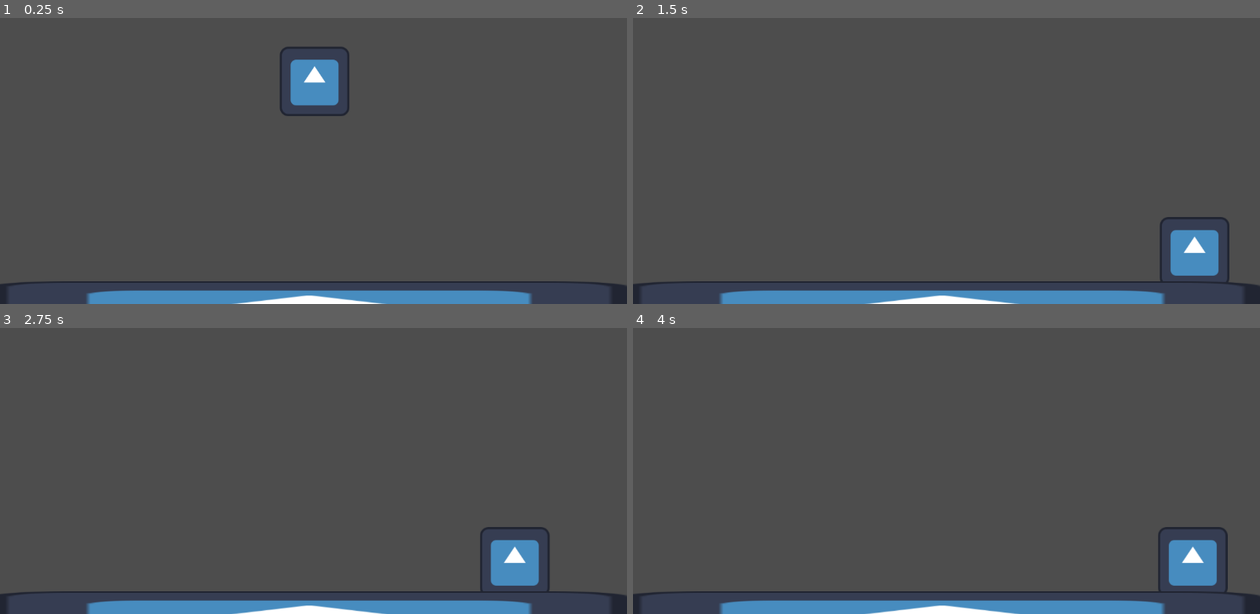
Above: before the commit, frames 1-4 (two rows, left to right).
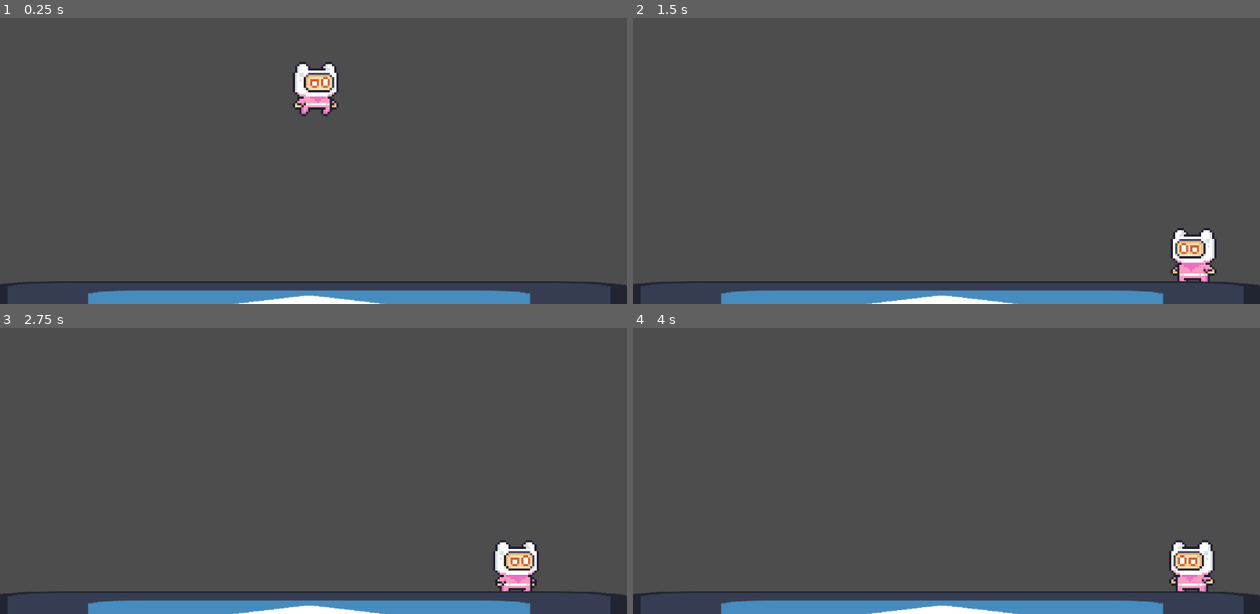
Above: after the commit, the same moments.

Repository: Grubbytoes/godot-workshop
Game: Godot game, scene res://Scenes/tutorial_scene.tscn
The game is run twice, just before and just after one commit, with the same random seed, the same clock (stepped at 60 frames per second) and the same inputs. The engine's default icon, where the game draws it, is replaced by a stand-in: a white triangle on a blue panel in a dark square.
Inputs:
- Up to frame 1 (0.25 s): no input
- Up to frame 2 (1.5 s): hold Right (ui_right) 0.53-1.28 s; hold Left (ui_left) from 1.28 s (still down)
- Up to frame 3 (2.75 s): release Left (ui_left) at 2.03 s; hold Right (ui_right) from 2.03 s (still down)
- Up to frame 4 (4 s): release Right (ui_right) at 2.78 s; hold Up (ui_up) 2.78-3.53 s; hold Left (ui_left) from 3.53 s (still down)

The runs differ from the first frame. In frame 1, 1.8% of the frame differs, in the area x 13-85%, y 10-100%; in frame 2, 1.6%; in frame 3, 1.6%; in frame 4, 1.7%.

Commit message:
old timeline animation

Diff:
--- a/Scenes/tutorial_scene.tscn
+++ b/Scenes/tutorial_scene.tscn
@@ -1,7 +1,8 @@
-[gd_scene load_steps=6 format=3 uid="uid://b47iobt2pfncm"]
+[gd_scene load_steps=10 format=3 uid="uid://b47iobt2pfncm"]
 
 [ext_resource type="Texture2D" uid="uid://bx45g36mj0kbu" path="res://sprites/icon.svg" id="1_maen4"]
 [ext_resource type="Script" path="res://Scripts/PlayerController.gd" id="2_l375e"]
+[ext_resource type="Texture2D" uid="uid://58r8jwp6tkk8" path="res://sprites/Main Characters/Pink Man/Idle (32x32).png" id="2_ymauk"]
 
 [sub_resource type="PhysicsMaterial" id="PhysicsMaterial_t5aot"]
 friction = 0.2
@@ -10,12 +11,52 @@
 [sub_resource type="RectangleShape2D" id="RectangleShape2D_dckyr"]
 size = Vector2(127, 127)
 
+[sub_resource type="Animation" id="Animation_s8gyc"]
+resource_name = "idle"
+length = 2.0
+loop_mode = 1
+tracks/0/type = "value"
+tracks/0/imported = false
+tracks/0/enabled = true
+tracks/0/path = NodePath("Sprite:frame")
+tracks/0/interp = 1
+tracks/0/loop_wrap = true
+tracks/0/keys = {
+"times": PackedFloat32Array(0, 2),
+"transitions": PackedFloat32Array(1, 1),
+"update": 0,
+"values": [0, 10]
+}
+
+[sub_resource type="Animation" id="Animation_ef741"]
+length = 0.001
+tracks/0/type = "value"
+tracks/0/imported = false
+tracks/0/enabled = true
+tracks/0/path = NodePath("Sprite:frame")
+tracks/0/interp = 1
+tracks/0/loop_wrap = true
+tracks/0/keys = {
+"times": PackedFloat32Array(0),
+"transitions": PackedFloat32Array(1),
+"update": 1,
+"values": [0]
+}
+
+[sub_resource type="AnimationLibrary" id="AnimationLibrary_jxttg"]
+_data = {
+"RESET": SubResource("Animation_ef741"),
+"idle": SubResource("Animation_s8gyc")
+}
+
 [sub_resource type="RectangleShape2D" id="RectangleShape2D_s0ms6"]
 size = Vector2(1182, 33)
 
 [node name="Scene" type="Node2D"]
+texture_filter = 1
 
 [node name="Player" type="RigidBody2D" parent="."]
+texture_filter = 3
 position = Vector2(578, 192)
 physics_material_override = SubResource("PhysicsMaterial_t5aot")
 gravity_scale = 2.0
@@ -26,12 +67,19 @@
 jump_height = 1500
 metadata/_edit_group_ = true
 
-[node name="Sprite2D" type="Sprite2D" parent="Player"]
-texture = ExtResource("1_maen4")
+[node name="Sprite" type="Sprite2D" parent="Player"]
+scale = Vector2(4, 4)
+texture = ExtResource("2_ymauk")
+hframes = 11
 
 [node name="CollisionShape2D" type="CollisionShape2D" parent="Player"]
 position = Vector2(-1.5, 0.5)
 shape = SubResource("RectangleShape2D_dckyr")
+
+[node name="Anim" type="AnimationPlayer" parent="Player"]
+libraries = {
+"": SubResource("AnimationLibrary_jxttg")
+}
 
 [node name="Floor" type="StaticBody2D" parent="."]
 
--- a/Scripts/PlayerController.gd
+++ b/Scripts/PlayerController.gd
@@ -1,11 +1,14 @@
 extends RigidBody2D
 
-@export var move_speed = 50;
-@export var jump_height = 200;
+@onready var anim: AnimationPlayer = $Anim
+@onready var sprite: Sprite2D = $Sprite
+
+@export var move_speed = 50
+@export var jump_height = 200
 
 # Called when the node enters the scene tree for the first time.
 func _ready():
-	pass # Replace with function body.
+	anim.play("idle")
 
 # Called every frame. 'delta' is the elapsed time since the previous frame.
 func _physics_process(delta):
@@ -15,8 +18,10 @@
 	# left right movement
 	if Input.is_action_pressed("ui_left"):
 		movement_input.x += -1
+		sprite.flip_h = true
 	if Input.is_action_pressed("ui_right"):
 		movement_input.x += 1
+		sprite.flip_h = false
 	apply_force(movement_input * move_speed)
 	#linear_velocity = movement_input * move_speed
 
--- a/project.godot
+++ b/project.godot
@@ -14,6 +14,10 @@
 run/main_scene="res://Scenes/tutorial_scene.tscn"
 config/features=PackedStringArray("4.3", "Mobile")
 config/icon="res://Sprites/icon.svg"
+
+[dotnet]
+
+project/assembly_name="Godot Workshop 2025"
 
 [input]
 
